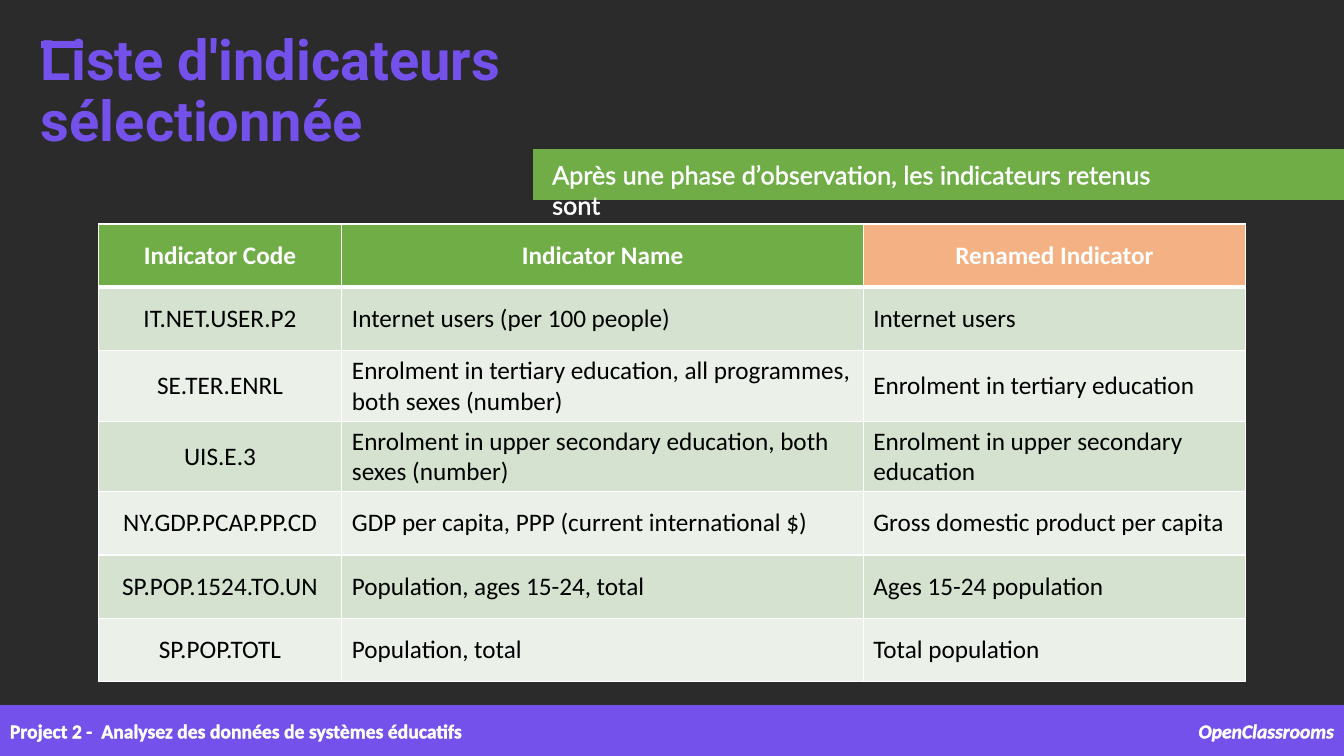
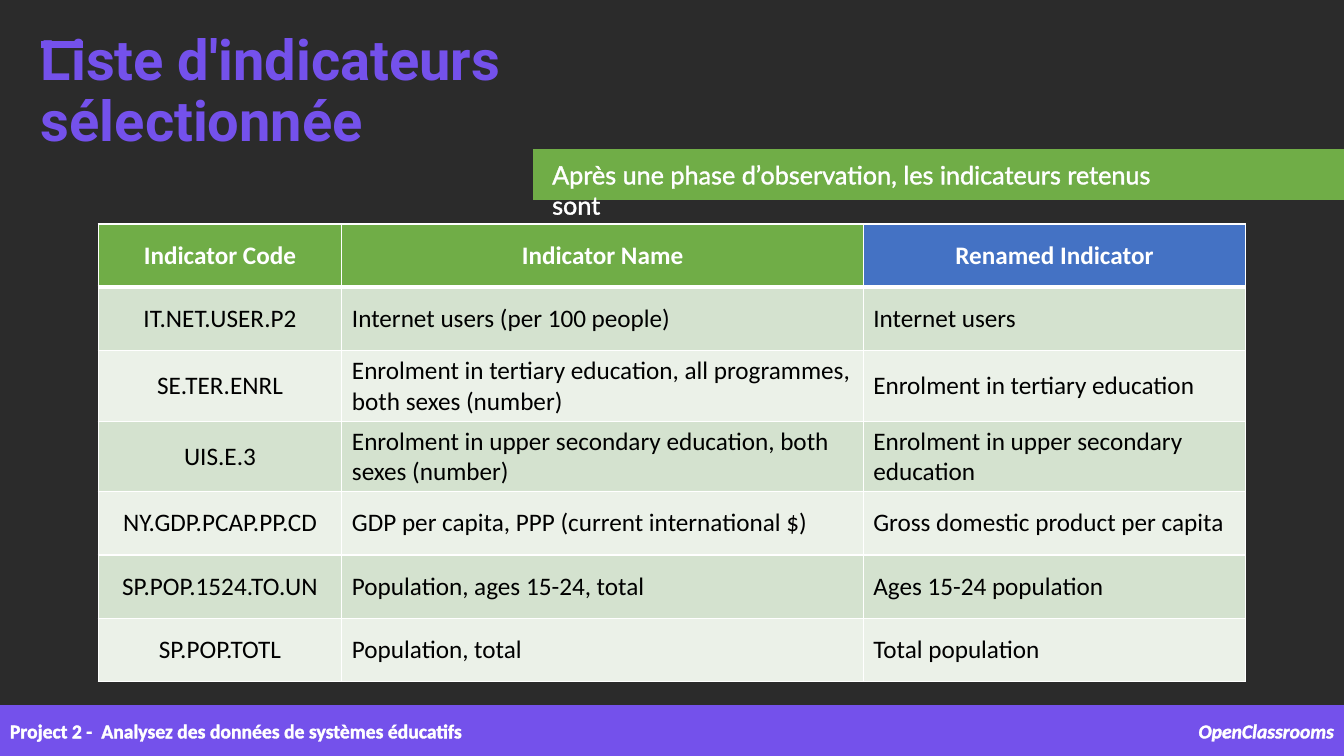
Before and after one commit to samirhinojosa/OC-P2-education-statistics, a slide deck: slide 12 of supports/Project 2 presentation.pptx. Drawn at 1344x756 pixels with LibreOffice and Linux fonts; fonts in the diff are those of the drawing; background and template pictures are left out; a plain dark background stands for a picture behind light text. Boxes give left, top, right and bottom in pixels: in the first picture for what was removed or moved away, otherwise in the second. Text is boxed around its words. In the diff, an @@ line names an element or a change of style, - is before the commit and + after.

```diff
--- a/supports/Project 2 presentation.pptx
+++ b/supports/Project 2 presentation.pptx
@@ table at box(98, 224, 1246, 682) @@
@@ fill #F4B183 to #4472C4 in row 1, column 3 @@
```
Also in this commit, not shown: 5 other slides changed.
